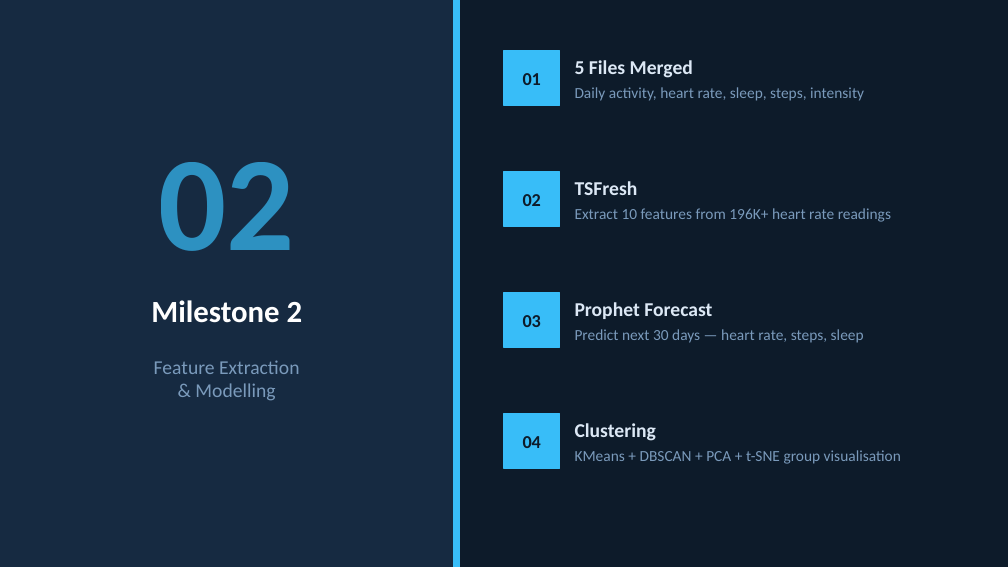
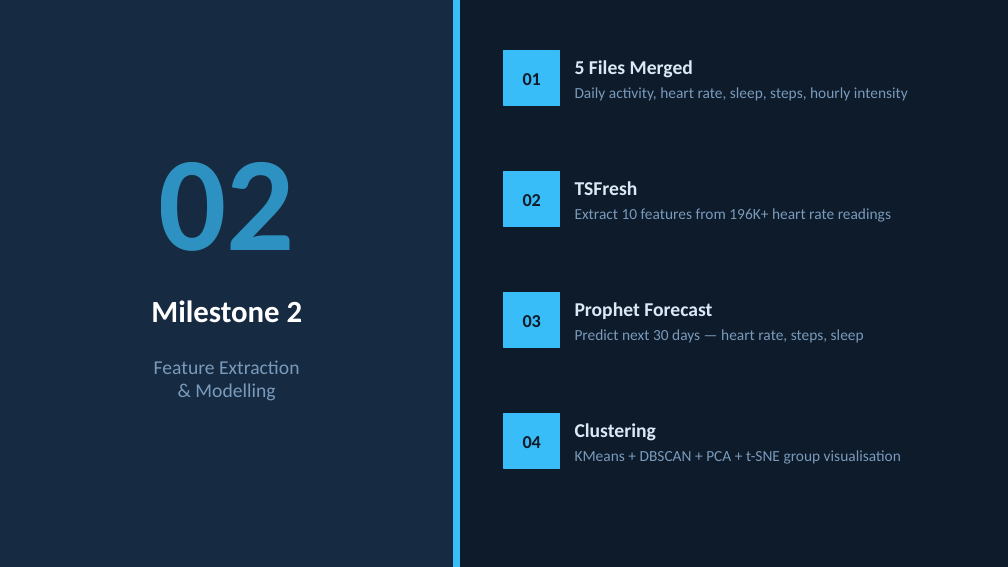
Before and after one commit to Thejomayie09/FitPulse-Health-Anomaly-Detection-from-Fitness-Devices-1, a slide deck: slide 8 of Documentation/Fitpulse_Documentation_final.pptx. Drawn at 1008x567 pixels with LibreOffice and Linux fonts; fonts in the diff are those of the drawing. Boxes give left, top, right and bottom in pixels: in the first picture for what was removed or moved away, otherwise in the second. Text is boxed around its words. In the diff, an @@ line names an element or a change of style, - is before the commit and + after.

```diff
--- a/Documentation/Fitpulse_Documentation_final.pptx
+++ b/Documentation/Fitpulse_Documentation_final.pptx
@@ text at <box>575,87,908,101</box>: text changed @@
-Daily activity, heart rate, sleep, steps, intensity
+Daily activity, heart rate, sleep, steps, hourly intensity
```
Also in this commit, not shown: 5 other slides changed, 5 slides added, 11 slides removed, 1 other file.
